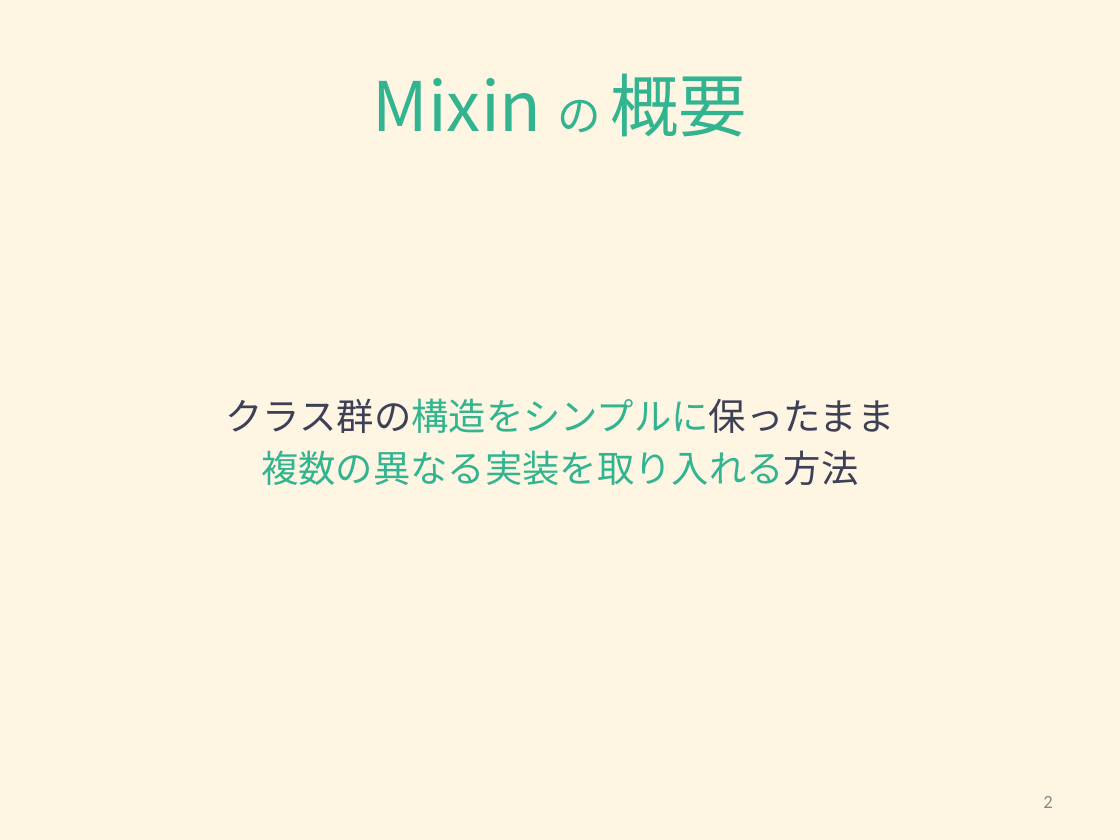
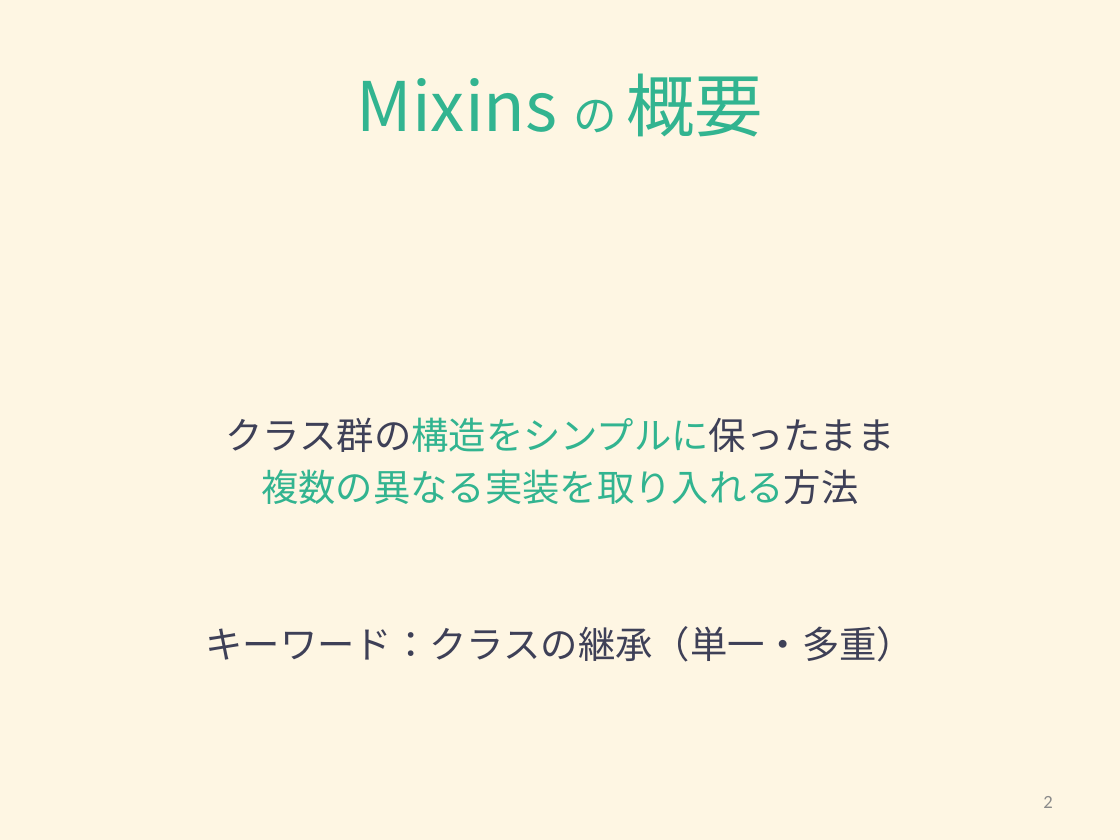
Before and after one commit to Hikari-Kubota/sandbox-todo-ts-angular, a slide deck: slide 2 of typescript/typescript_mixins.pptx. Drawn at 1120x840 pixels with LibreOffice and Linux fonts; fonts in the diff are those of the drawing. Boxes give left, top, right and bottom in pixels: in the first picture for what was removed or moved away, otherwise in the second. Text is boxed around its words. In the diff, an @@ line names an element or a change of style, - is before the commit and + after.

```diff
--- a/typescript/typescript_mixins.pptx
+++ b/typescript/typescript_mixins.pptx
@@ title at (357, 73, 763, 137): text changed @@
-Mixin の 概要
+Mixins の 概要
@@ text at (206, 626, 915, 662): paragraph added @@
+キーワード：クラスの継承（単一・多重）
```
Also in this commit, not shown: 5 other slides changed, 3 other files.
